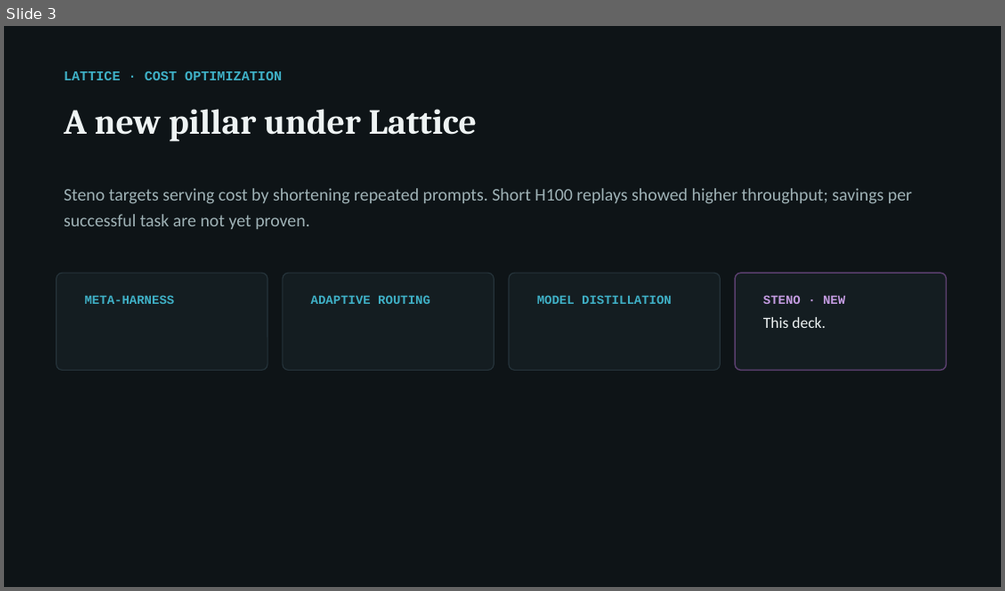
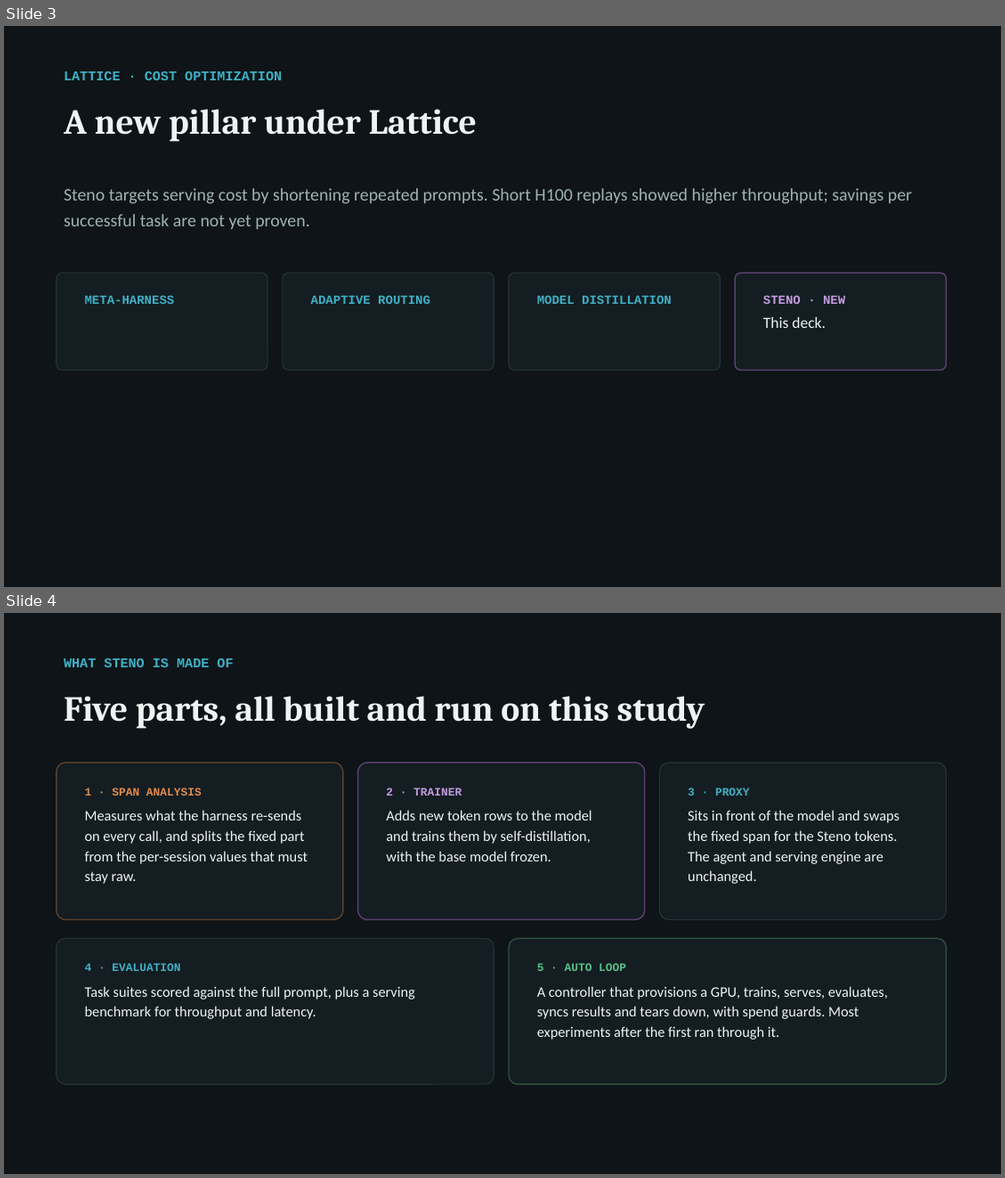
Before and after one commit to arunmenon/gisting-coding-agent, a slide deck: Gisting-CTO-deck.pptx. Shown one above the other, each under a label of ours: slide 3 before the commit, slides 3 and 4 after it. The pictures are 1005x591 and 1005x1178 pixels, drawn with LibreOffice and Linux fonts; fonts in the diff are those of the drawing. Boxes give left, top, right and bottom in pixels: in the first picture for what was removed or moved away, otherwise in the second. Text is boxed around its words. In the diff, an @@ line names an element or a change of style, - is before the commit and + after.

Commit message:
Deck: add 'What Steno is made of' (span analysis, trainer, proxy, evaluation, auto loop) and an H200 results slide; align loop wording with the paper

```diff
--- a/Gisting-CTO-deck.pptx
+++ b/Gisting-CTO-deck.pptx
@@ slide 4 added at [4, 613, 1001, 1174], background #FFFFFF @@
@@ rectangle added at [4, 613, 1001, 1174], fill #0E1417 @@
@@ text added at [64, 658, 233, 667], 13 pt, text #3FB0C6, bold @@
+WHAT STENO IS MADE OF
@@ text added at [64, 696, 704, 729], 34 pt, text #EEF3F3, bold @@
+Five parts, all built and run on this study
@@ rounded rectangle added at [57, 763, 343, 919], fill #141D21, outline #5A402A 1.25 pt @@
@@ rounded rectangle added at [357, 763, 644, 919], fill #141D21, outline #5A3F6E 1.25 pt @@
@@ rounded rectangle added at [660, 763, 947, 919], fill #141D21, outline #25333A 1 pt @@
@@ text added at [85, 787, 307, 884], 14 pt, text #EEF3F3 @@
+1 · SPAN ANALYSIS
+Measures what the harness re-sends on every call, and splits the fixed part from the per-session values that must stay raw.
@@ text added at [386, 787, 592, 861], 14 pt, text #EEF3F3 @@
+2 · TRAINER
+Adds new token rows to the model and trains them by self-distillation, with the base model frozen.
@@ text added at [688, 787, 899, 884], 14 pt, text #EEF3F3 @@
+3 · PROXY
+Sits in front of the model and swaps the fixed span for the Steno tokens. The agent and serving engine are unchanged.
@@ rounded rectangle added at [57, 938, 494, 1084], fill #141D21, outline #25333A 1 pt @@
@@ rounded rectangle added at [509, 938, 947, 1084], fill #141D21, outline #2C5040 1.25 pt @@
@@ text added at [85, 963, 415, 1019], 14 pt, text #EEF3F3 @@
+4 · EVALUATION
+Task suites scored against the full prompt, plus a serving benchmark for throughput and latency.
@@ text added at [537, 963, 888, 1039], 14 pt, text #EEF3F3 @@
+5 · AUTO LOOP
+A controller that provisions a GPU, trains, serves, evaluates, syncs results and tears down, with spend guards. Most experiments after the first ran through it.
```
Also in this commit, not shown: 3 slides changed, 1 other slide added, 3 other files.
